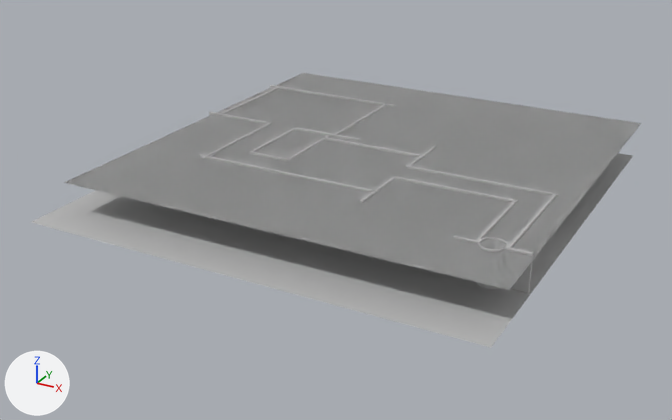
The FBX model Assets/Models/FirstLevel.fbx as it was, and as the next commit left it.
One viewpoint serves both versions: a 50 mm lens placed at (0.74, -2.25, 1.24), pointed at (-0.7, 0.37, -0.07). The axes (+X, +Y, +Z) are drawn at lower left. The lights are the same throughout. Where no turn or scale is listed for an object, it has been applied to the vertices.

The first picture shows 'Elavator', 'Ground', 'Roof', 'Wall', 'Wall11', 'Wall13', 'Wall15', 'Wall18', 'Wall19', 'Wall2', 'Wall20', 'Wall21', 'Wall5', 'Wall6', 'Wall9'.
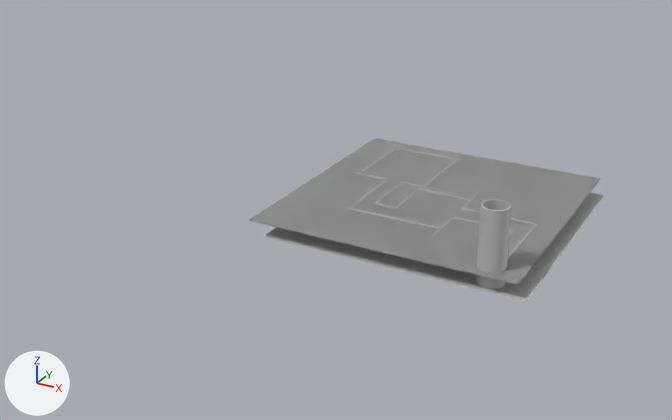
ob_wall_grp is not drawn itself; it is the parent of ob_wall13, ob_wall19, ob_wall5, ob_wall18, ob_wall11, ob_wall21, ob_wall20, ob_wall2.

What the commit changed:
me_mesh_003 has 8 vertices, 6 faces and spans x -0.0389..0.0389, y -0.005..0.005, z -0.0655..0.0655.
Part 1, on me_mesh_003:
Vertex 0 of me_mesh_003 moves from (-0.0389, -0.005, -0.0655) to (-0.5, -0.5, 0.5).
Vertex 1 of me_mesh_003 moves from (0.0389, -0.005, -0.0655) to (0.5, -0.5, 0.5).
Vertex 2 of me_mesh_003 moves from (-0.0389, -0.005, 0.0655) to (-0.5, 0.5, 0.5).
Vertex 3 of me_mesh_003 moves from (0.0389, -0.005, 0.0655) to (0.5, 0.5, 0.5).
Vertex 4 of me_mesh_003 moves from (-0.0389, 0.005, 0.0655) to (-0.5, 0.5, -0.5).
Vertex 5 of me_mesh_003 moves from (0.0389, 0.005, 0.0655) to (0.5, 0.5, -0.5).
Vertex 6 of me_mesh_003 moves from (-0.0389, 0.005, -0.0655) to (-0.5, -0.5, -0.5).
Vertex 7 of me_mesh_003 moves from (0.0389, 0.005, -0.0655) to (0.5, -0.5, -0.5).
Object 'Wall13' (ob_wall13) now shows me_mesh_012 instead of me_mesh_014.
Object 'Wall19' (ob_wall19) now shows me_mesh_017 instead of me_mesh_019.
Object 'Wall5' (ob_wall5) now shows me_mesh_006 instead of me_mesh_008.
Object 'Wall18' (ob_wall18) now shows me_mesh_016 instead of me_mesh_018.
Object 'Wall' (ob_wall) is deleted.
Object 'Wall11' (ob_wall11) now shows me_mesh_010 instead of me_mesh_012.
Object 'Wall21' (ob_wall21) now shows me_mesh_019 instead of me_mesh_021.
Object 'Wall20' (ob_wall20) now shows me_mesh_018 instead of me_mesh_020.
In object 'Roof' (ob_roof), parent is now set to ob_level.
Object 'Roof' (ob_roof) moves from (-0.625, 0.532, 0.116) to (-33.55, 11.56, -37.19).
Object 'Roof' (ob_roof) turns from (90, 0, 90) to (0, 90, 0) degrees about x, y and z.
Object 'Roof' (ob_roof) is rescaled from (0.0333, 0.0973, 0.0824) to (1.93, 5.65, 4.79).
Object 'Wall2' (ob_wall2) now shows me_mesh_003 instead of me_mesh_005.
Object 'Wall9' (ob_wall9) now shows me_mesh_008 instead of me_mesh_010.
Object 'Wall6' (ob_wall6) now shows me_mesh_007 instead of me_mesh_009.
Object 'Elavator' (ob_elavator) moves from (0.0, 0.0, 0.06) to (0.0, 0.0, 0.118).
Object 'Elavator' (ob_elavator) turns from (90, 0, -46) to (90, 0, -45) degrees about x, y and z.
Object 'Elavator' (ob_elavator) is rescaled from (0.0417, 0.122, 0.0417) to (0.0417, 0.24, 0.0417).
Object 'Wall_GRP' (ob_wall_grp) turns from (90, 0, 0) to (0, 0, 0) degrees about x, y and z.
In object 'Wall_GRP' (ob_wall_grp), parent is now set to ob_level.
Object 'Wall_GRP' (ob_wall_grp) moves from (0.0, 0.0, 0.0) to (0.0, 0.0, -3.52).
Object 'Wall_GRP' (ob_wall_grp) is rescaled from (0.01, 0.0051, 0.01) to (0.485, 0.51, 0.692).
Object 'Ground' (ob_ground) turns from (90, 0, 0) to (0, 0, 0) degrees about x, y and z.
In object 'Ground' (ob_ground), parent is now set to ob_level.
Object 'Ground' (ob_ground) moves from (-0.661, 0.456, 0.0) to (-30.09, 0.0, -36.7).
Object 'Ground' (ob_ground) is rescaled from (1.57, 1.57, 1.57) to (85.2, 85.2, 85.2).
Object 'Wall15' (ob_wall15) now shows me_mesh_013 instead of me_mesh_015.
Object 'Level' (ob_level) is new.
Its location is (0.0, 0.0, 0.0).
Its rotation in degrees is (90, 0, 0).
Its scale is (0.01, 0.00435, 0.01).

Pixel boxes (x1, y1, x2, y2) of what changed, in the pictures (672 x 420 px; the box of a moved part takes in the faces that stretch with it):
'Roof', moved, turned, rescaled: before (64, 73, 641, 290); after (248, 138, 601, 284)
'Ground', moved, rescaled, turned: before (32, 153, 633, 347); after (263, 193, 605, 302)
'Elavator', moved, turned, rescaled: before (476, 237, 508, 289); after (476, 199, 511, 289)
'Wall9', moved, rescaled, turned, reshaped: before (199, 154, 378, 193); after (345, 207, 442, 230)
'Wall5', moved, rescaled, turned: before (409, 165, 559, 197); after (462, 208, 538, 225)
'Wall4', moved, rescaled, turned: before (395, 176, 516, 202); after (453, 217, 515, 231)
'Wall1', moved, rescaled, turned (not visible afterwards): before (505, 246, 533, 293)
'Wall2', moved, rescaled, turned: before (507, 193, 556, 248); after (507, 223, 537, 259)
'Wall21', moved, rescaled, turned, reshaped: before (270, 85, 396, 107); after (390, 146, 463, 161)
'Wall11', moved, rescaled, turned, reshaped: before (323, 137, 426, 158); after (418, 189, 473, 201)
'Wall15', moved, rescaled, turned, reshaped: before (201, 122, 272, 159); after (346, 179, 389, 210)
'Wall3', moved, rescaled, turned: before (476, 199, 518, 241); after (509, 229, 515, 237)
'Wall20', moved, rescaled, turned, reshaped: before (334, 103, 387, 134); after (424, 158, 458, 186)
'Wall17', moved, rescaled, turned: before (296, 127, 361, 141); after (402, 182, 438, 190)
'Wall19', moved, rescaled, turned, reshaped: before (221, 86, 281, 114); after (359, 147, 397, 173)
'Wall18', moved, rescaled, turned, reshaped: before (209, 112, 272, 124); after (352, 172, 388, 180)
'Wall16', moved, rescaled, turned: before (251, 127, 296, 152); after (375, 181, 403, 203)
'Wall6', moved, rescaled, turned: before (360, 175, 395, 203); after (432, 216, 454, 237)
'Wall12', moved, rescaled, turned: before (288, 135, 330, 160); after (396, 187, 421, 207)
'Wall13', moved, rescaled, turned, reshaped: before (249, 151, 290, 161); after (374, 203, 397, 209)
'Wall10', moved, rescaled, turned: before (406, 145, 437, 168); after (461, 191, 481, 209)
'Wall', deleted: before (453, 235, 480, 244)
part 1 of me_mesh_003, moved or reshaped: before (453, 235, 480, 244); after (507, 223, 537, 259)
